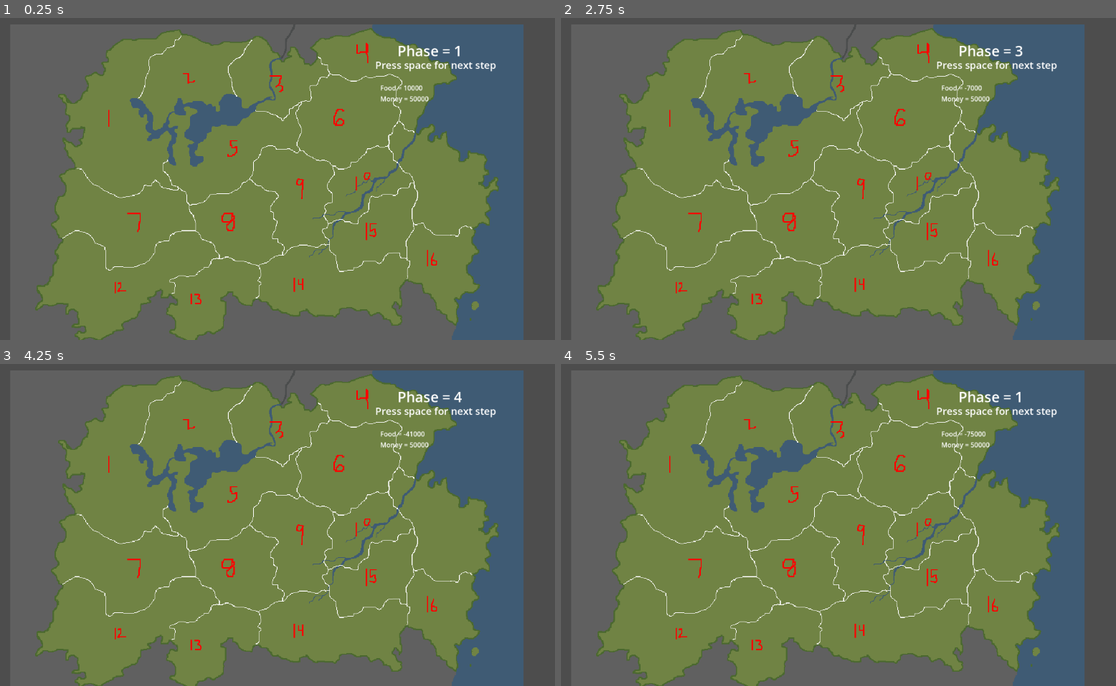
Above: before the commit, frames 1-4 (two rows, left to right).
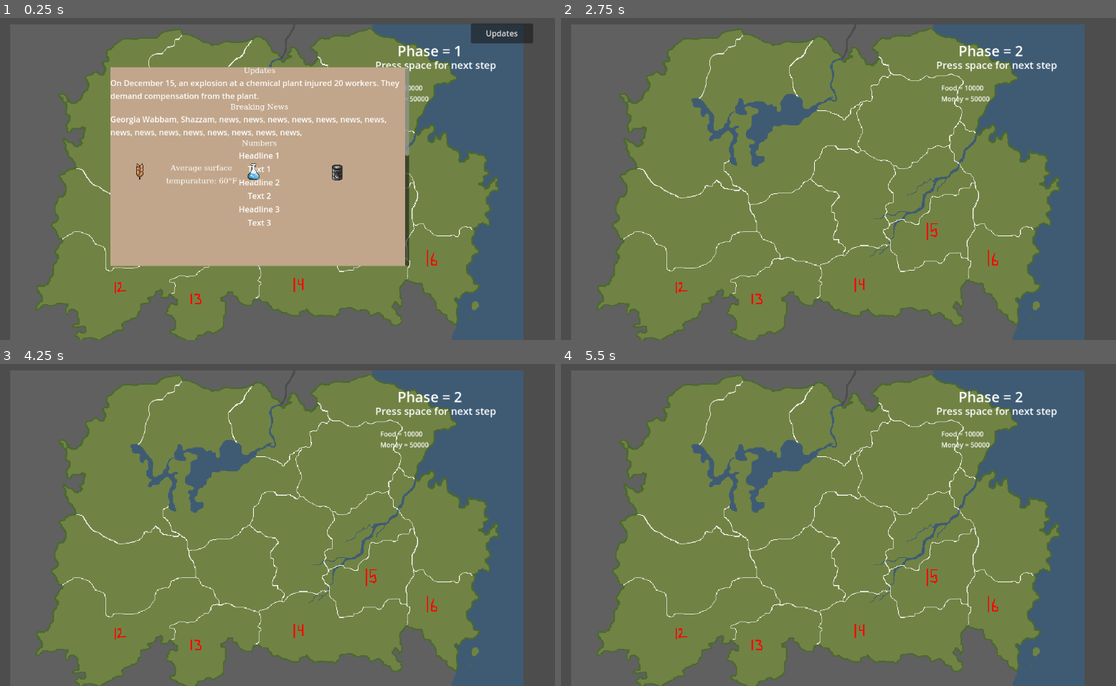
Above: after the commit, the same moments.

Repository: mccoogp/WeatherInc
Game: Godot game, scene res://world.tscn
Two runs of this game, one before a commit and one after it. Both use one fixed random seed, a clock stepped at 60 frames per second and the inputs below. The engine's default icon, where the game draws it, is replaced by a stand-in: a white triangle on a blue panel in a dark square.
Inputs (mouse positions are in pixels of both pictures, inside the frame that each line leads up to):
- Up to frame 1 (0.25 s): no input
- Up to frame 2 (2.75 s): click (1060, 34) at 0.5 s, where only the run after the commit has a clickable "Updates"; tap Space at 1.25, 2.27, 2.3, 2.57 s; move the mouse to (955, 162) at 1.27 s; hold Right 1.28-2.03 s; hold Space 1.28-2.03 s; click (955, 162) at 1.42 s; move the mouse to (716, 195) at 2.02 s; hold Down from 2.03 s (still down); tap X at 2.1 s
- Up to frame 3 (4.25 s): tap Space at 2.75, 3.05, 3.5, 3.77, 3.8, 4.07 s; move the mouse to (327, 454) at 2.77 s; release Down at 2.78 s; hold Right 2.78-3.53 s; hold Enter 2.78-3.53 s; move the mouse to (238, 589) at 3.52 s; hold Up from 3.53 s (still down); tap Backspace at 3.6 s; click (238, 589) at 3.67 s
- Up to frame 4 (5.5 s): tap Space at 4.25, 5.27, 5.3 s; move the mouse to (999, 573) at 4.27 s; release Up at 4.28 s; hold Space 4.28-5.03 s; hold Left from 4.28 s (still down); move the mouse to (655, 476) at 5.02 s; tap X at 5.1 s

The runs differ from the first frame. In frame 1, 34% of the frame differs, in the area x 9-96%, y 1-79%; in frame 2, 1.6%; in frame 3, 1.7%; in frame 4, 1.7%.

Commit message:
Hijacked Elliot's button

Diff:
--- /dev/null
+++ b/news.gd
@@ -0,0 +1,4 @@
+extends Control
+
+
+@export var clicked = false
--- a/news.tscn
+++ b/news.tscn
@@ -1,7 +1,8 @@
-[gd_scene load_steps=10 format=3 uid="uid://s2poj2l4nlfc"]
+[gd_scene load_steps=11 format=3 uid="uid://s2poj2l4nlfc"]
 
 [ext_resource type="Script" path="res://scroll_container.gd" id="1_esmcc"]
 [ext_resource type="Texture2D" uid="uid://d37hrhx7v44rg" path="res://tan background.jpg" id="1_iok06"]
+[ext_resource type="Script" path="res://news.gd" id="1_kqrqo"]
 [ext_resource type="LabelSettings" uid="uid://bw83k6s3dh6ys" path="res://labels/title.tres" id="2_i62pv"]
 [ext_resource type="Script" path="res://update_btn.gd" id="3_gt6nm"]
 [ext_resource type="Texture2D" uid="uid://dj424tw2qv7j0" path="res://icons/grain.png" id="4_dw5ri"]
@@ -23,6 +24,7 @@
 offset_bottom = -25.0
 grow_horizontal = 2
 grow_vertical = 2
+script = ExtResource("1_kqrqo")
 
 [node name="ScrollContainer" type="ScrollContainer" parent="."]
 layout_direction = 1
@@ -122,10 +124,10 @@
 [node name="UpdateToggle" type="Button" parent="."]
 layout_direction = 1
 layout_mode = 0
-offset_left = 1016.0
-offset_top = 11.0
-offset_right = 1141.0
-offset_bottom = 51.0
+offset_left = 1000.0
+offset_top = 36.0
+offset_right = 1125.0
+offset_bottom = 76.0
 theme_override_styles/focus = SubResource("StyleBoxTexture_yleyt")
 theme_override_styles/hover = SubResource("StyleBoxTexture_uy5r5")
 text = "Updates"
--- /dev/null
+++ b/node_2d.gd
@@ -0,0 +1,15 @@
+extends Node2D
+
+
+# Called when the node enters the scene tree for the first time.
+func _ready() -> void:
+	pass # Replace with function body.
+
+
+# Called every frame. 'delta' is the elapsed time since the previous frame.
+func _process(delta: float) -> void:
+	pass
+
+
+func _on_phase_button_pressed() -> void:
+	print("Hi Ellio!")
--- a/scroll_container.gd
+++ b/scroll_container.gd
@@ -38,3 +38,4 @@
 func _on_update_toggle_button_down() -> void:
 	var scroll_container = get_node("TextureRect")
 	scroll_container.visible = !scroll_container.visible
+	$"..".clicked = true
--- a/world.gd
+++ b/world.gd
@@ -62,69 +62,7 @@
 
 
 	if frame == 0:
-		if event is InputEventKey and event.pressed:
-			if Input.is_key_pressed(KEY_SPACE) and zoom == -1:
-				phase += 1
-				$CanvasLayer/News.hide()
-				if phase == 5:
-					factories = 0
-					totalpop = 0
-					foodprod = 0
-
-					#taxes
-					for district in 16:
-						if districts[district].newtax > 100:
-							districts[district].newtax = 100
-						if districts[district].tax < districts[district].newtax:
-							for a in range(int((districts[district].newtax-districts[district].tax)/0.5)):
-								popularity_down(districts[district])
-						if districts[district].tax > districts[district].newtax:
-							for a in range(int((districts[district].tax-districts[district].newtax)/0.5)):
-								popularity_up(districts[district])
-						districts[district].tax = districts[district].newtax
-
-					#production
-					for district in 16:
-						totalpop += districts[district].population
-						if "grain" in districts[district].product:
-							var district_foodprod = 3 * districts[district].productivity * districts[district].population
-							foodprod += district_foodprod
-							money += district_foodprod * districts[district].tax
-						if "meat" in districts[district].product or "fish" in districts[district].product:
-							var district_foodprod = 5 * districts[district].productivity * districts[district].population * districts[district].setup
-							foodprod += district_foodprod
-							money += district_foodprod * districts[district].tax
-							districts[district].setup = 1
-						if "factory" in districts[district].product:
-							factories += 1
-							activatefact = true
-							districts[district].setup = 1
-						if "oil" in districts[district].product:
-							districts[district].setup = 1
-						if "research" in districts[district].product:
-							districts[district].setup = 1
-					food += foodprod - totalpop
-
-					#disasters
-					for district in 16:
-						var thing = disaster(temp)
-						if thing == "none":
-							pass
-						elif thing == "tornado":
-							pass
-
-
-
-
-					phase = 1
-
-					#news stuff
-					$CanvasLayer/News/ScrollContainer/TextureRect/VBoxContainer/Production_title/Temp.text = "Average surface\ntempurature: " + str(temp) + "°F"
-					if foodprod >= totalpop:
-						$CanvasLayer/News/ScrollContainer/TextureRect/VBoxContainer/Production_title/Food_calc.text = str(foodprod) + "\n-" + str(totalpop) + "\n________\n+" + str(foodprod - totalpop)
-					else:
-						$CanvasLayer/News/ScrollContainer/TextureRect/VBoxContainer/Production_title/Food_calc.text = str(foodprod) + "\n-" + str(totalpop) + "\n________\n-" + str(foodprod - totalpop)
-					$CanvasLayer/News.show()
+
 
 		if phase == 3:
 			if zoom == -1:
@@ -349,3 +287,68 @@
 			$DistrictMenu.position = $Camera2D.position + Vector2(-479, -184)/$Camera2D.zoom.x
 			$DistrictMenu.scale = Vector2(0.15,0.15)/$Camera2D.zoom.x
 			$DistrictMenu/Popularity/Tax_Label.text = "Tax: " + str(districts[zoom].newtax) + "%"
+
+
+	if $CanvasLayer/News.clicked == true:
+		$CanvasLayer/News.clicked = false
+		phase += 1
+		$CanvasLayer/News.hide()
+		if phase == 5:
+			factories = 0
+			totalpop = 0
+			foodprod = 0
+
+			#taxes
+			for district in 16:
+				if districts[district].newtax > 100:
+					districts[district].newtax = 100
+				if districts[district].tax < districts[district].newtax:
+					for a in range(int((districts[district].newtax-districts[district].tax)/0.5)):
+						popularity_down(districts[district])
+				if districts[district].tax > districts[district].newtax:
+					for a in range(int((districts[district].tax-districts[district].newtax)/0.5)):
+						popularity_up(districts[district])
+				districts[district].tax = districts[district].newtax
+
+			#production
+			for district in 16:
+				totalpop += districts[district].population
+				if "grain" in districts[district].product:
+					var district_foodprod = 3 * districts[district].productivity * districts[district].population
+					foodprod += district_foodprod
+					money += district_foodprod * districts[district].tax
+				if "meat" in districts[district].product or "fish" in districts[district].product:
+					var district_foodprod = 5 * districts[district].productivity * districts[district].population * districts[district].setup
+					foodprod += district_foodprod
+					money += district_foodprod * districts[district].tax
+					districts[district].setup = 1
+				if "factory" in districts[district].product:
+					factories += 1
+					activatefact = true
+					districts[district].setup = 1
+				if "oil" in districts[district].product:
+					districts[district].setup = 1
+				if "research" in districts[district].product:
+					districts[district].setup = 1
+			food += foodprod - totalpop
+
+			#disasters
+			for district in 16:
+				var thing = disaster(temp)
+				if thing == "none":
+					pass
+				elif thing == "tornado":
+					pass
+
+
+
+
+			phase = 1
+
+			#news stuff
+			$CanvasLayer/News/ScrollContainer/TextureRect/VBoxContainer/Production_title/Temp.text = "Average surface\ntempurature: " + str(temp) + "°F"
+			if foodprod >= totalpop:
+				$CanvasLayer/News/ScrollContainer/TextureRect/VBoxContainer/Production_title/Food_calc.text = str(foodprod) + "\n-" + str(totalpop) + "\n________\n+" + str(foodprod - totalpop)
+			else:
+				$CanvasLayer/News/ScrollContainer/TextureRect/VBoxContainer/Production_title/Food_calc.text = str(foodprod) + "\n-" + str(totalpop) + "\n________\n-" + str(foodprod - totalpop)
+			$CanvasLayer/News.show()
--- a/world.tscn
+++ b/world.tscn
@@ -54,7 +54,6 @@
 texture = ExtResource("2_yw1kr")
 
 [node name="District" parent="." instance=ExtResource("2_41llr")]
-visible = false
 position = Vector2(23, 91)
 scale = Vector2(67, 67)
 water = true
@@ -64,7 +63,6 @@
 image = ExtResource("4_nrn2x")
 
 [node name="District2" parent="." instance=ExtResource("2_41llr")]
-visible = false
 position = Vector2(194, 17)
 scale = Vector2(67, 67)
 DistrictNumber = 2
@@ -74,7 +72,6 @@
 image = ExtResource("5_java2")
 
 [node name="District3" parent="." instance=ExtResource("2_41llr")]
-visible = false
 texture_filter = 1
 position = Vector2(399, 9)
 scale = Vector2(67, 67)
@@ -84,7 +81,6 @@
 image = ExtResource("6_dnp75")
 
 [node name="District4" parent="." instance=ExtResource("2_41llr")]
-visible = false
 texture_filter = 1
 position = Vector2(648, 15)
 scale = Vector2(66.9433, 67)
@@ -94,7 +90,6 @@
 image = ExtResource("7_q7djm")
 
 [node name="District5" parent="." instance=ExtResource("2_41llr")]
-visible = false
 texture_filter = 1
 position = Vector2(290.476, 188.095)
 scale = Vector2(67, 67)
@@ -105,7 +100,6 @@
 image = ExtResource("8_wxhan")
 
 [node name="District6" parent="." instance=ExtResource("2_41llr")]
-visible = false
 texture_filter = 1
 position = Vector2(565.477, 109.524)
 scale = Vector2(67, 67)
@@ -116,7 +110,6 @@
 image = ExtResource("9_cjij6")
 
 [node name="District7" parent="." instance=ExtResource("2_41llr")]
-visible = false
 texture_filter = 1
 position = Vector2(29.7619, 347.619)
 scale = Vector2(67, 67)
@@ -127,7 +120,6 @@
 image = ExtResource("10_6le1u")
 
 [node name="District8" parent="." instance=ExtResource("2_41llr")]
-visible = false
 texture_filter = 1
 position = Vector2(296.429, 353.572)
 scale = Vector2(67, 67)
@@ -138,7 +130,6 @@
 image = ExtResource("11_fs5wx")
 
 [node name="District9" parent="." instance=ExtResource("2_41llr")]
-visible = false
 texture_filter = 1
 position = Vector2(429.762, 300)
 scale = Vector2(67, 67)
@@ -148,7 +139,6 @@
 image = ExtResource("12_7bvj4")
 
 [node name="District10" parent="." instance=ExtResource("2_41llr")]
-visible = false
 texture_filter = 1
 position = Vector2(613.095, 261.905)
 scale = Vector2(67, 67)
@@ -159,7 +149,7 @@
 
 [node name="District11" parent="." instance=ExtResource("2_41llr")]
 texture_filter = 1
-position = Vector2(790.476, 247.619)
+position = Vector2(790.476, 248.81)
 scale = Vector2(67, 67)
 center = Vector2(820, 300)
 zoom = 2.5
@@ -303,6 +293,5 @@
 label_settings = SubResource("LabelSettings_7wjru")
 
 [node name="CanvasLayer" type="CanvasLayer" parent="."]
-visible = false
 
 [node name="News" parent="CanvasLayer" instance=ExtResource("12_k216x")]
